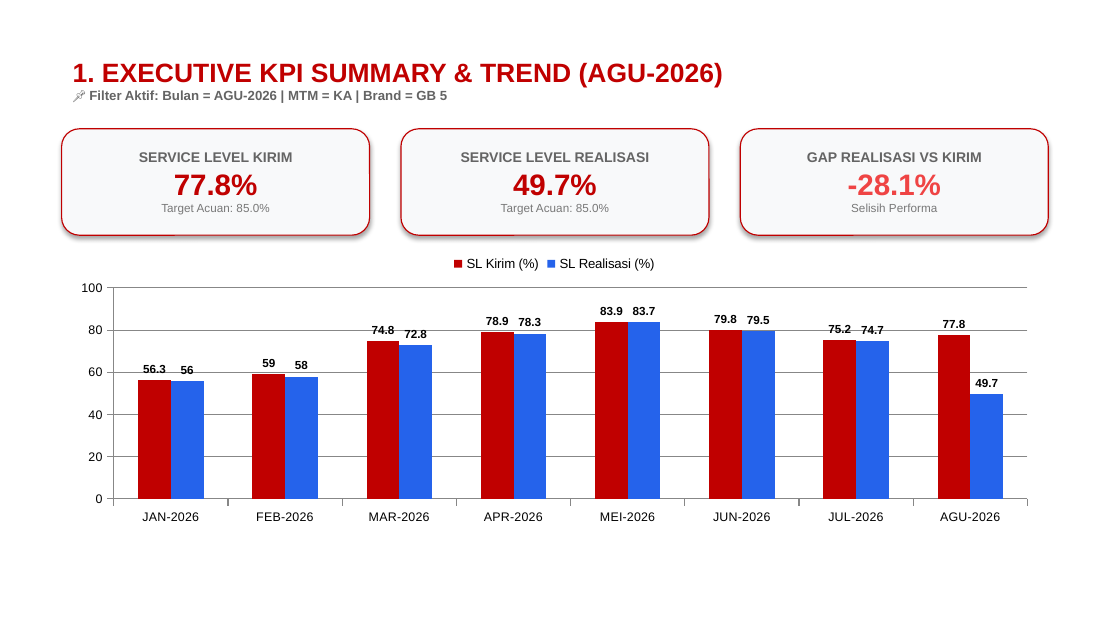
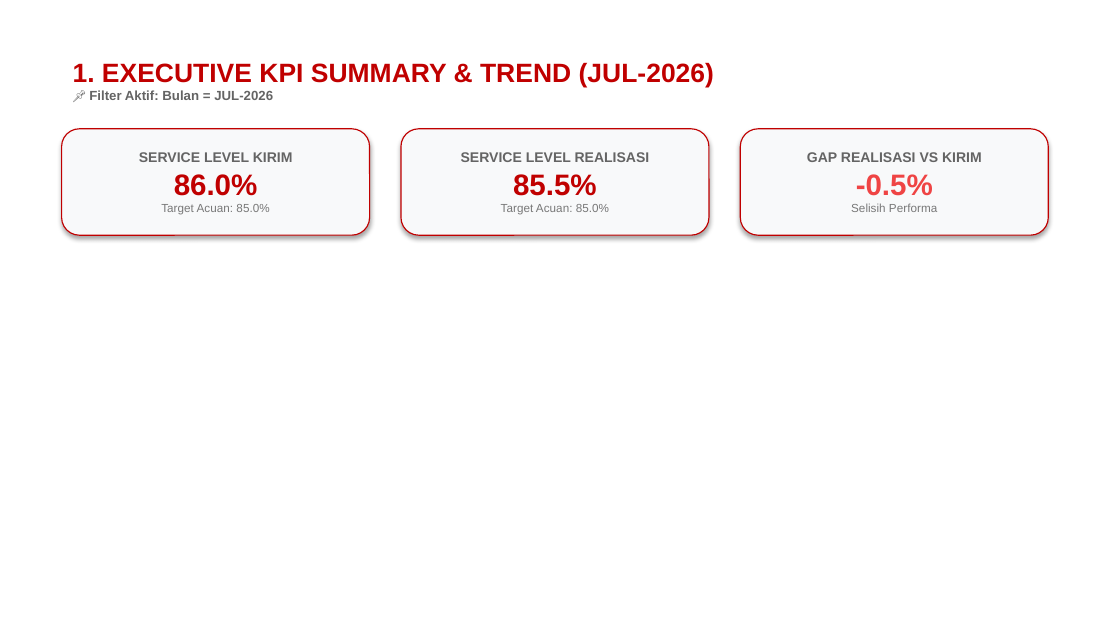
Before and after one commit to argo-gif/SL-MTM, a slide deck: slide 2 of backend/generated_mtm_report.pptx. Drawn at 1120x630 pixels with LibreOffice and Linux fonts; fonts in the diff are those of the drawing; background and template pictures are left out. Boxes give left, top, right and bottom in pixels: in the first picture for what was removed or moved away, otherwise in the second. Text is boxed around its words. In the diff, an @@ line names an element or a change of style, - is before the commit and + after.

Commit message:
feat: dynamic GAP Unfulfilled formula based on SL Kirim vs SL Realisasi filter

```diff
--- a/backend/generated_mtm_report.pptx
+++ b/backend/generated_mtm_report.pptx
@@ text at [73,62,714,100]: text changed; size 8.5 to 17 pt; text colour #646464 to #C00000 @@
-1. EXECUTIVE KPI SUMMARY & TREND (AGU-2026)
-📌 Filter Aktif: Bulan = AGU-2026 | MTM = KA | Brand = GB 5
+1. EXECUTIVE KPI SUMMARY & TREND (JUL-2026)
+📌 Filter Aktif: Bulan = JUL-2026
@@ text in rounded rectangle at [174,174,258,196]: text changed @@
-77.8%
+86.0%
@@ text in rounded rectangle at [513,174,597,196]: text changed @@
-49.7%
+85.5%
@@ text in rounded rectangle at [856,174,933,196]: text changed @@
--28.1%
+-0.5%
@@ column chart removed at [62,244,1047,530] @@
-categories: JAN-2026, FEB-2026, MAR-2026, APR-2026, MEI-2026, JUN-2026, JUL-2026, AGU-2026
-SL Kirim (%): 56.3, 59, 74.8, 78.9, 83.9, 79.8, 75.2, 77.8
-SL Realisasi (%): 56, 58, 72.8, 78.3, 83.7, 79.5, 74.7, 49.7
```
Also in this commit, not shown: 1 other slide changed, 1 slide added, 8 slides removed, 5 other files.
